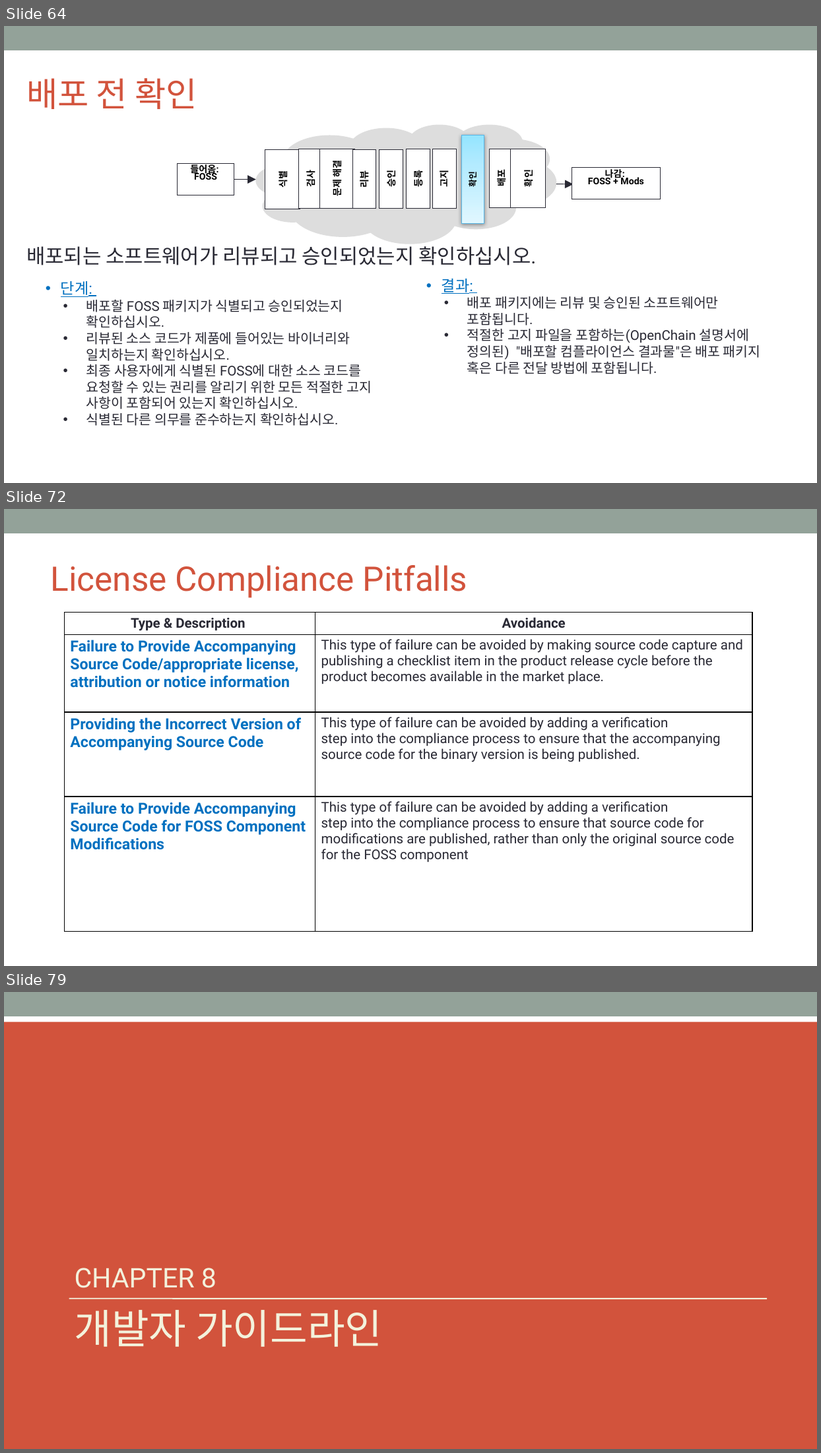
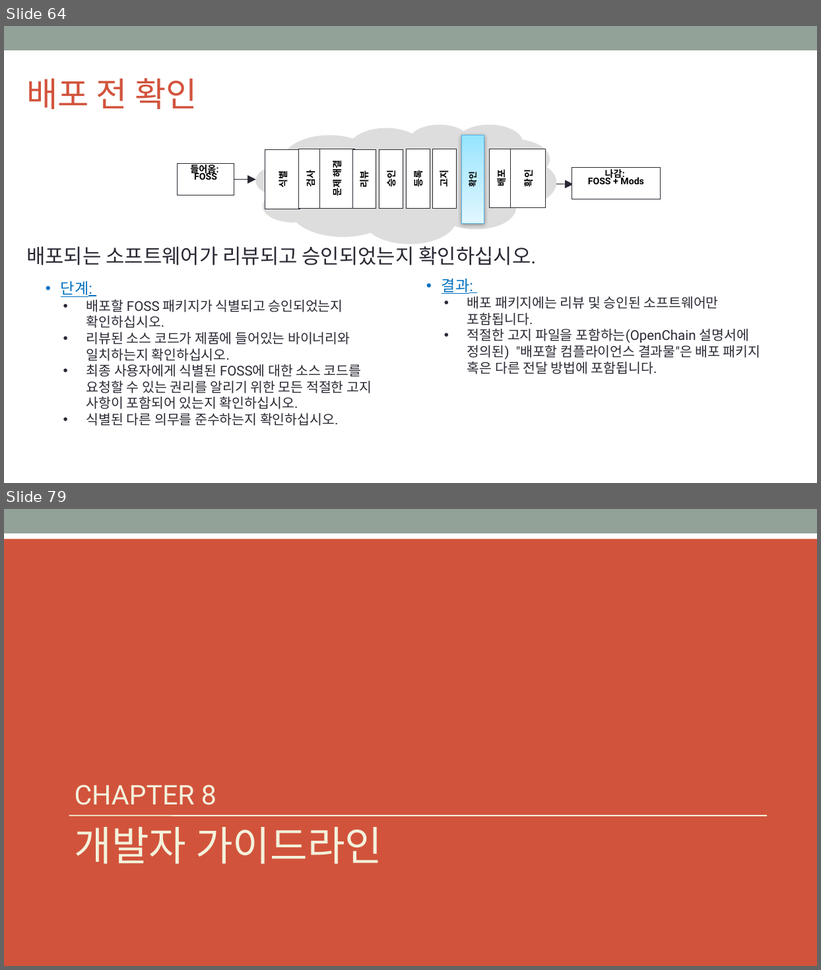
Before and after one commit to OpenChain-KWG/Curriculum-Translation-KR, a slide deck: target/slides/openchain-curriculum-for-1-1.pptx. Shown one above the other, each under a label of ours: slides 64, 72 and 79 before the commit, slides 64 and 79 after it; the slides between them are not shown. The pictures are 821x1453 and 821x970 pixels, drawn with LibreOffice and Linux fonts; fonts in the diff are those of the drawing; background and template pictures are left out. Boxes give left, top, right and bottom in pixels: in the first picture for what was removed or moved away, otherwise in the second. Text is boxed around its words. In the diff, an @@ line names an element or a change of style, - is before the commit and + after.

```diff
--- a/target/slides/openchain-curriculum-for-1-1.pptx
+++ b/target/slides/openchain-curriculum-for-1-1.pptx
@@ slide 72 removed at (x1=4, y1=509, x2=817, y2=966), background #FFFFFF; not listed: 1 template element that a slide beside it also shows @@
@@ title removed at (x1=51, y1=565, x2=468, y2=598) @@
-License Compliance Pitfalls
@@ table removed at (x1=64, y1=613, x2=753, y2=865), 4 rows, 2 columns @@
-Type & Description | Avoidance
-Failure to Provide Accompanying Source Code/appropriate license, attribution or notice information | This type of failure can be avoided by making source code capture and publishing a checklist item in the product release cycle before the product becomes available in the market place.
-Providing the Incorrect Version of Accompanying Source Code | This type of failure can be avoided by adding a verification / step into the compliance process to ensure that the accompanying source code for the binary version is being published.
-Failure to Provide Accompanying Source Code for FOSS Component Modifications | This type of failure can be avoided by adding a verification / step into the compliance process to ensure that source code for modifications are published, rather than only the original source code for the FOSS component
```
Also in this commit, not shown: 6 slides changed, 13 slides added, 12 other slides removed, 7 other files.
